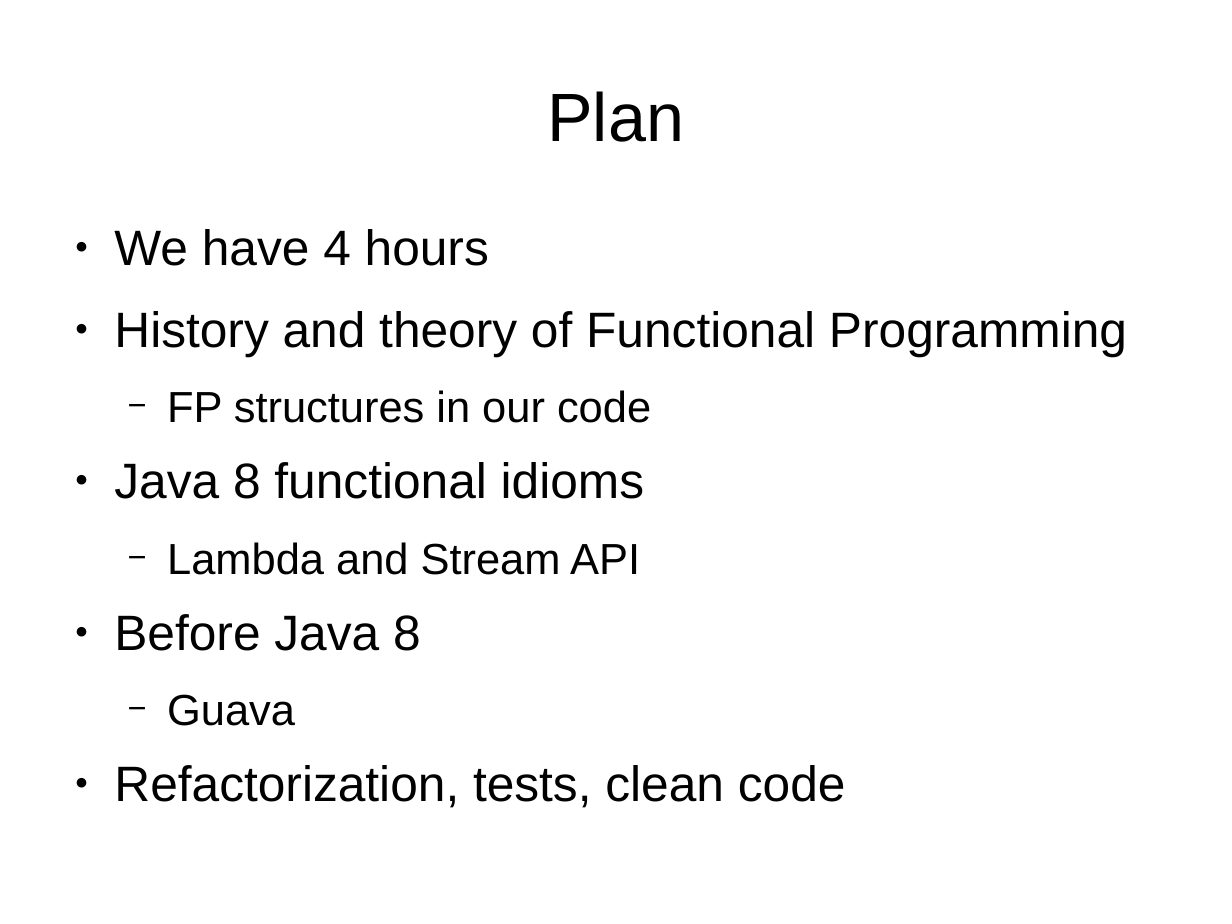
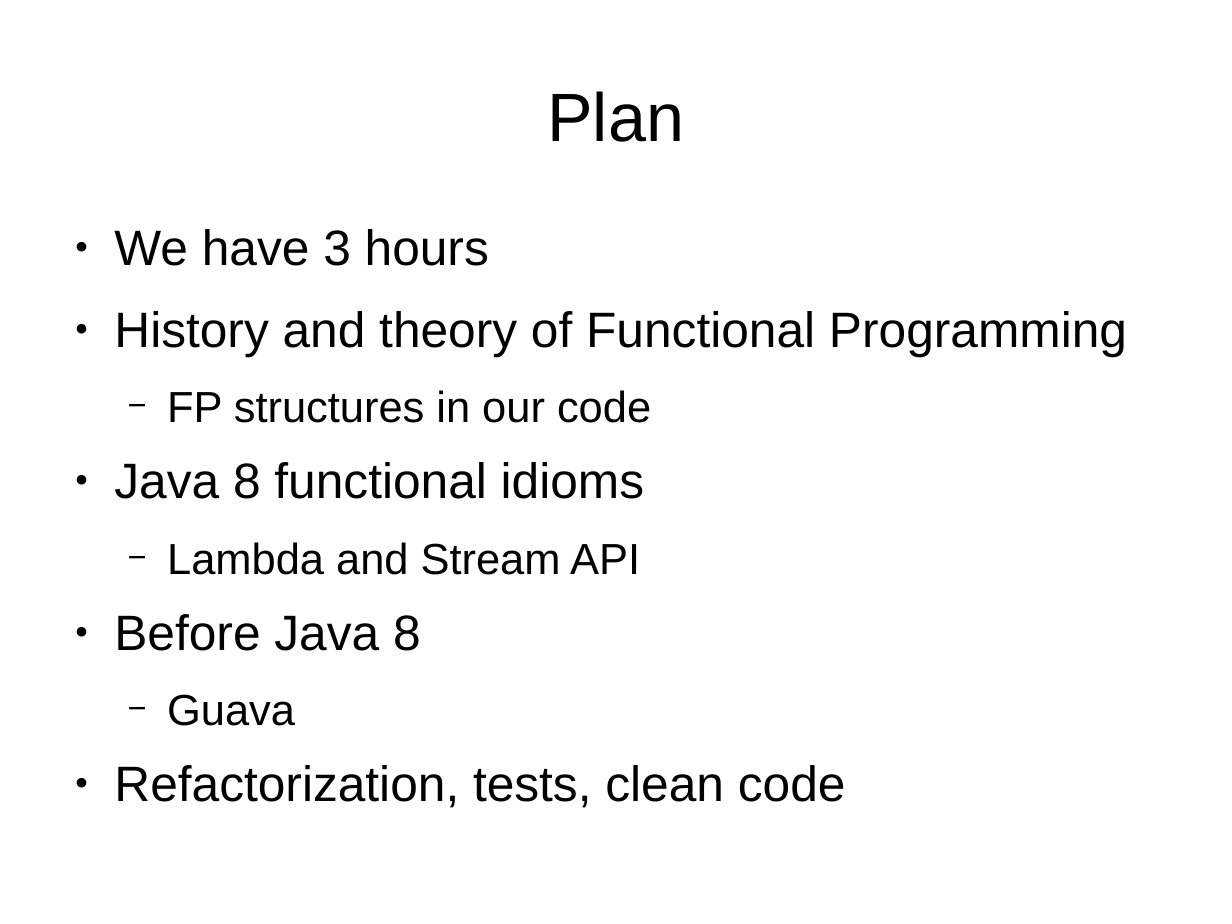
Before and after one commit to Koziolek/warsjawa_2014, a slide deck: slide 4 of beginning_fp/intro.odp. Drawn at 1232x924 pixels with LibreOffice and Linux fonts; fonts in the diff are those of the drawing. Boxes give left, top, right and bottom in pixels: in the first picture for what was removed or moved away, otherwise in the second. Text is boxed around its words. In the diff, an @@ line names an element or a change of style, - is before the commit and + after.

```diff
--- a/beginning_fp/intro.odp
+++ b/beginning_fp/intro.odp
@@ text at [114,229,489,266]: text changed @@
-● We have 4 hours
+● We have 3 hours
```
Also in this commit, not shown: 2 other files.
